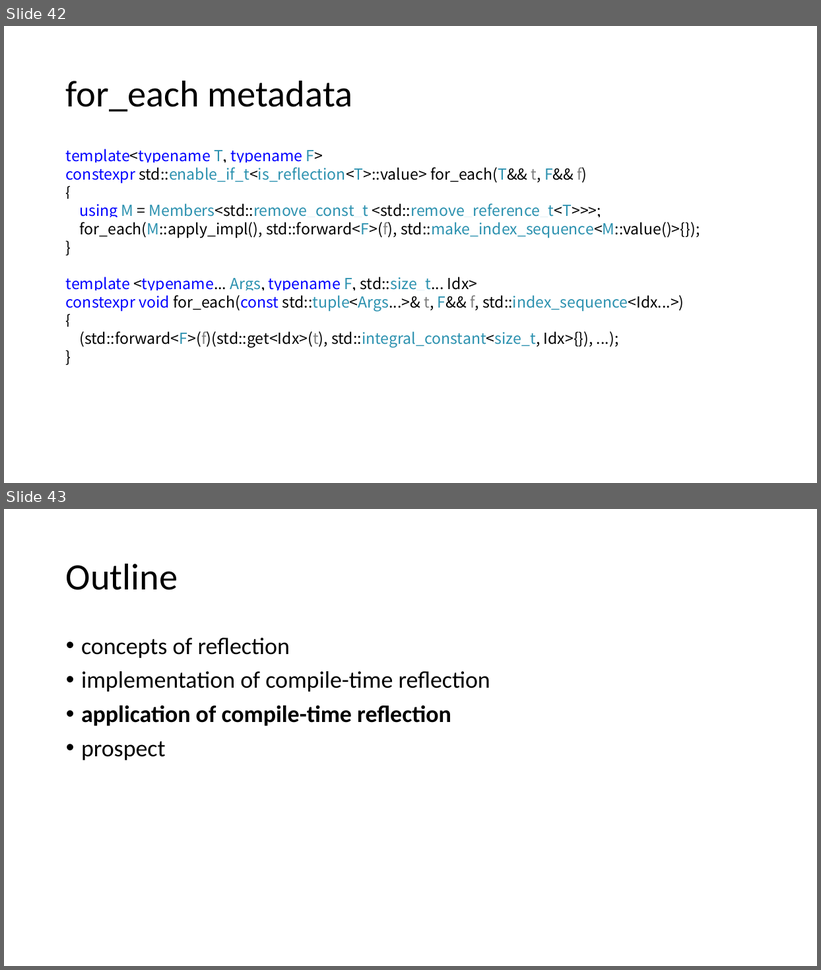
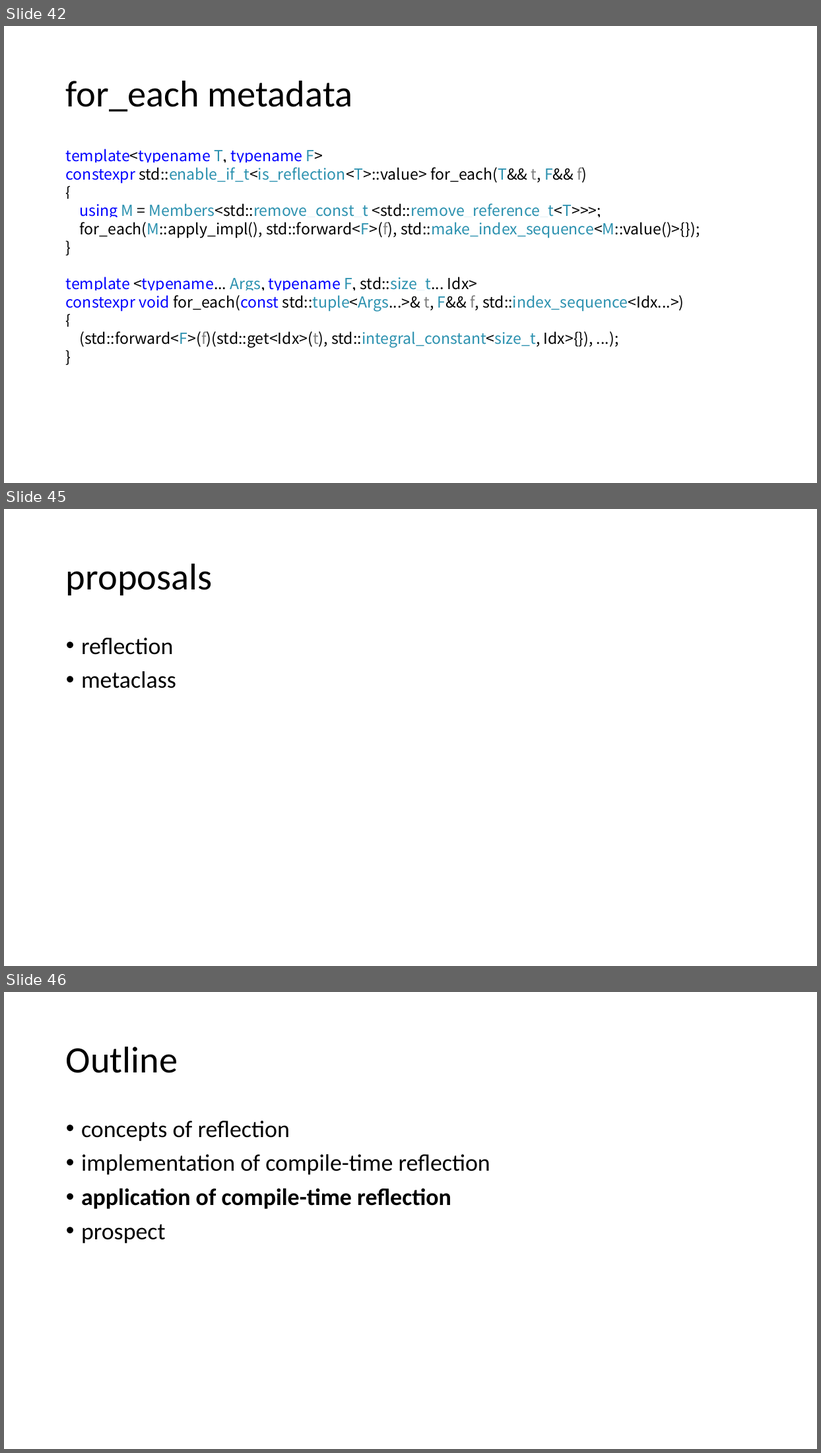
Before and after one commit to qicosmos/cppcon2017, a slide deck: cppcon2017.pptx. Shown one above the other, each under a label of ours: slides 42 and 43 before the commit, slides 42, 45 and 46 after it; the slides between them are not shown. The pictures are 821x970 and 821x1453 pixels, drawn with LibreOffice and Linux fonts; fonts in the diff are those of the drawing. Boxes give left, top, right and bottom in pixels: in the first picture for what was removed or moved away, otherwise in the second. Text is boxed around its words. In the diff, an @@ line names an element or a change of style, - is before the commit and + after.

```diff
--- a/cppcon2017.pptx
+++ b/cppcon2017.pptx
@@ slide 45 added at (4, 509, 817, 966), background #FFFFFF @@
@@ title added at (66, 563, 213, 595), 44 pt, text #000000 @@
+proposals
@@ text added at (81, 638, 176, 689), 28 pt, text #000000 @@
+• reflection
+• metaclass
@@ what was slide 43 is now slide 46 @@
```
Also in this commit, not shown: 2 other slides added.
